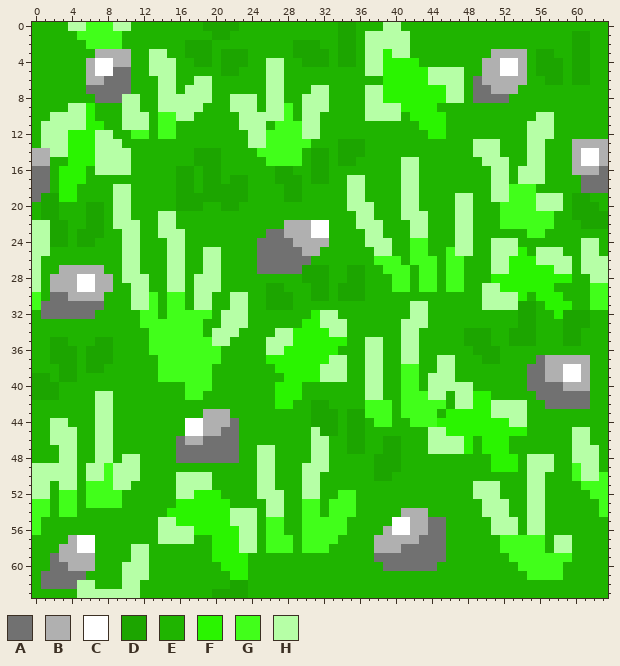
Pixel-art sprite, stored at sprites/backgrounds/hills.png. Above: the version before the commit.
The file is 64x64 pixels.
Palette (. is transparent): A #717171  B #b0b0b0  C #ffffff  D #1ca500  E #1fb400  F #2af400  G #41ff1a  H #b6ffa6
The result:
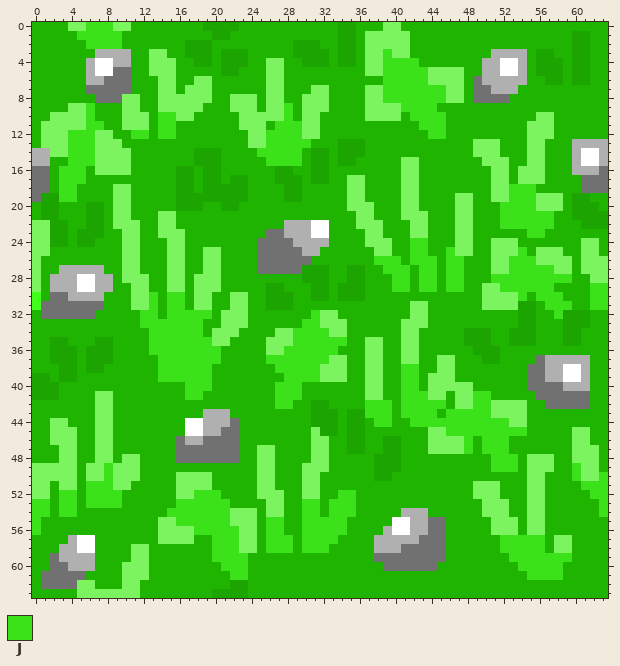
Colours new in this view: J #3ce219
Diff:
colour H: #b6ffa6 -> #7bf460
y 0: x 6..8 GGG -> JJJ
y 1: x 5..9 GGGGG -> JJJJJ
y 2: x 6..9 GGGG -> JJJJ
y 3: x 39 F -> J
y 4: x 39..42 FFFF -> JJJJ
y 5..6: x 39..43 FFFFF -> JJJJJ
y 7..8: x 39..45 FFFFFFF -> JJJJJJJ
y 9: x 6 F -> J; x 28 G -> J; x 41..44 FFFF -> JJJJ
y 10: x 6 F -> J; x 14..15 GG -> JJ; x 28 G -> J; x 42..45 FFFF -> JJJJ
y 11: x 6..7 FF -> JJ; x 14..15 GG -> JJ; x 27..29 GGG -> JJJ; x 43..45 FFF -> JJJ
y 12: x 4..6 FFF -> JJJ; x 11..12 GG -> JJ; x 14..15 GG -> JJ; x 26..29 GGGG -> JJJJ; x 44..45 FF -> JJ
y 13: x 4..6 FFF -> JJJ; x 26..30 GGGGG -> JJJJJ
y 14: x 4..6 FFF -> JJJ; x 25..29 GGGGG -> JJJJJ
y 15: x 4..6 FFF -> JJJ; x 26..29 GGGG -> JJJJ
y 16..17: x 3..5 FFF -> JJJ
y 18..19: x 3..4 FF -> JJ; x 53..55 GGG -> JJJ
y 20: x 52..55 GGGG -> JJJJ
y 21..22: x 52..57 GGGGGG -> JJJJJJ
y 23: x 55..56 GG -> JJ
y 24: x 42..43 GG -> JJ
y 25: x 42..43 GG -> JJ; x 46 G -> J; x 54 F -> J
y 26: x 38..40 GGG -> JJJ; x 42..44 GGG -> JJJ; x 46..47 GG -> JJ; x 53..55 FFF -> JJJ
y 27: x 39..41 GGG -> JJJ; x 43..44 GG -> JJ; x 46..47 GG -> JJ; x 53..57 FFFFF -> JJJJJ
y 28: x 40..41 GG -> JJ; x 43..44 GG -> JJ; x 46..47 GG -> JJ; x 51..59 FFFFFFFFF -> JJJJJJJJJ
y 29: x 40..41 GG -> JJ; x 43..44 GG -> JJ; x 46..47 GG -> JJ; x 52..57 FFFFFF -> JJJJJJ; x 62..63 GG -> JJ
y 30: x 13 G -> J; x 15..16 GG -> JJ; x 54 F -> J; x 56..58 FFF -> JJJ; x 62..63 GG -> JJ
y 31: x 13 G -> J; x 15..16 GG -> JJ; x 57..59 FFF -> JJJ; x 62..63 GG -> JJ
y 32: x 12..13 GG -> JJ; x 15..19 GGGGG -> JJJJJ; x 31 F -> J; x 58 F -> J
y 33: x 12..18 GGGGGGG -> JJJJJJJ; x 30..31 FF -> JJ
y 34: x 13..18 GGGGGG -> JJJJJJ; x 29..32 FFFF -> JJJJ
y 35: x 13..19 GGGGGGG -> JJJJJJJ; x 29..34 FFFFFF -> JJJJJJ
y 36: x 13..20 GGGGGGGG -> JJJJJJJJ; x 28..33 FFFFFF -> JJJJJJ
y 37: x 14..20 GGGGGGG -> JJJJJJJ; x 26..32 FFFFFFF -> JJJJJJJ
y 38: x 14..19 GGGGGG -> JJJJJJ; x 27..31 FFFFF -> JJJJJ; x 41..42 GG -> JJ
y 39: x 14..19 GGGGGG -> JJJJJJ; x 28..31 FFFF -> JJJJ; x 41..42 GG -> JJ
y 40: x 17..19 GGG -> JJJ; x 27..29 FFF -> JJJ; x 41..42 GG -> JJ
y 41: x 17..18 GG -> JJ; x 27..29 FFF -> JJJ; x 41..43 GGG -> JJJ; x 49..50 FF -> JJ
y 42: x 27..28 FF -> JJ; x 37..39 GGG -> JJJ; x 41..45 GGGGG -> JJJJJ; x 49..50 FF -> JJ
y 43: x 37..39 GGG -> JJJ; x 41..44 GGGG -> JJJJ; x 46..50 FFFFF -> JJJJJ
y 44: x 38..39 GG -> JJ; x 42..52 GGGFFFFFFFF -> JJJJJJJJJJJ
y 45: x 46..54 FFFFFFFFF -> JJJJJJJJJ
y 46..47: x 48 F -> J; x 50..52 FFF -> JJJ
y 48: x 51..53 FFF -> JJJ
y 49: x 8 G -> J; x 51..53 FFF -> JJJ; x 60 G -> J
y 50: x 8 G -> J; x 60 G -> J; x 63 G -> J
y 51: x 6..8 GGG -> JJJ; x 61..63 GGG -> JJJ
y 52: x 3..4 GG -> JJ; x 6..9 GGGG -> JJJJ; x 18..20 FFF -> JJJ; x 34..35 GG -> JJ; x 62..63 GG -> JJ
y 53: x 0..1 GG -> JJ; x 3..4 GG -> JJ; x 6..9 GGGG -> JJJJ; x 16..21 FFFFFF -> JJJJJJ; x 30..31 GG -> JJ; x 33..35 GGG -> JJJ; x 63 G -> J
y 54: x 0..1 GG -> JJ; x 3..4 GG -> JJ; x 15..21 FFFFFFF -> JJJJJJJ; x 30..31 GG -> JJ; x 33..35 GGG -> JJJ; x 63 G -> J
y 55: x 0 G -> J; x 16..21 FFFFFF -> JJJJJJ; x 26..27 GG -> JJ; x 30..34 GGGGG -> JJJJJ
y 56: x 0 G -> J; x 18..22 FFFFF -> JJJJJ; x 26..27 GG -> JJ; x 30..34 GGGGG -> JJJJJ
y 57: x 20..22 FFF -> JJJ; x 26..28 GGG -> JJJ; x 30..33 GGGG -> JJJJ; x 52..56 GGGGG -> JJJJJ
y 58: x 20..22 FFF -> JJJ; x 26..28 GGG -> JJJ; x 30..32 GGG -> JJJ; x 52..56 GGGGG -> JJJJJ
y 59: x 20..23 FFFF -> JJJJ; x 53..59 GGGGGGG -> JJJJJJJ
y 60: x 21..23 FFF -> JJJ; x 54..58 GGGGG -> JJJJJ
y 61: x 22..23 FF -> JJ; x 55..58 GGGG -> JJJJ
Boxes around the changes in both pictures, in picture pixels (x1, y1, x2, y2):
changed: (32, 22, 608, 598)
